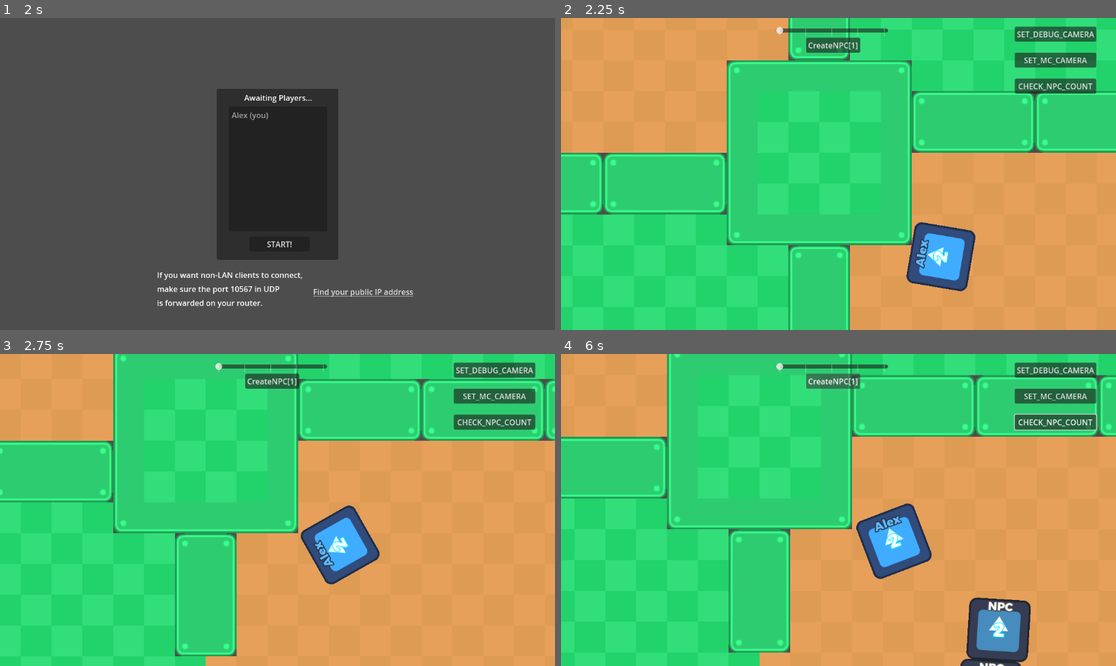
Above: before the commit, frames 1-4 (two rows, left to right).
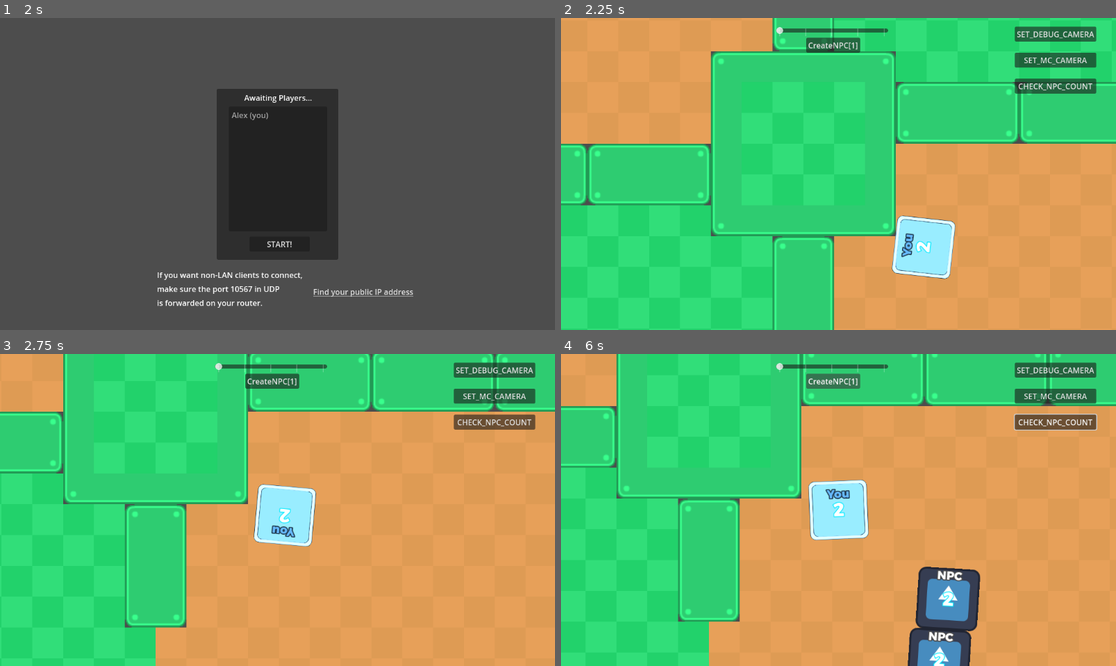
Above: after the commit, the same moments.

Repository: exidle/snake
Game: Godot game, scene res://scenes/lobby.tscn
The game is run twice, just before and just after one commit, with the same random seed, the same clock (stepped at 60 frames per second) and the same inputs. The engine's default icon, where the game draws it, is replaced by a stand-in: a white triangle on a blue panel in a dark square.
Inputs (mouse positions are in pixels of both pictures, inside the frame that each line leads up to):
- Up to frame 1 (2 s): click (255, 158) at 0.52 s; type "Alex" at 0.6 s; click "Host" at 1.25 s
- Up to frame 2 (2.25 s): click "START!" at 2 s
- Up to frame 3 (2.75 s): no input
- Up to frame 4 (6 s): click "CreateNPC[1]" at 2.75 s; click "SET_DEBUG_CAMERA" at 3.5 s; click "SET_MC_CAMERA" at 4.25 s; click "CHECK_NPC_COUNT" at 5 s; click "CreateNPC[1]" at 5.75 s

Frame 1 is identical in both runs. In frame 2, 14% of the frame differs, in the area x 0-100%, y 0-100%; in frame 3, 24%; in frame 4, 30%.

Commit message:
[Gfx] Skins for block with frame and inner part

Diff:
--- a/logic/block.gd
+++ b/logic/block.gd
@@ -16,14 +16,23 @@
 var update_position_time: float = 0.
 
 func _ready() -> void:
+	pre_start_configure_debug()
 	update_text_label()
 
+func pre_start_configure_debug():
+	if OS.is_debug_build():
+		$DebugLabel.visible = true
+	else:
+		$DebugLabel.visible = false
+
 func block_init(block_parent: CharacterBody2D, block_value, tree_node) -> void:
+	assert(block_parent != null)
 	self.reparent(tree_node)
 	self.global_position = block_parent.global_position
 	self.rotation = block_parent.rotation
 	self.snake = block_parent.snake
 	self.value = block_value
+	$label.text = ""
 	self.update_text_label()
 	stored_positions.clear()
 	$ImmuteTimer.start(0.5)
@@ -75,10 +84,12 @@
 
 @rpc("call_local")
 func set_player_name(player_name: String) -> void:
-	$label.text = player_name
+	#$label.text = player_name
 	# Assign a random color to the player based on its name.
 	$label.modulate = gamestate.get_player_color(player_name)
-	$sprite.modulate = Color(0.5, 0.5, 0.5) + gamestate.get_player_color(player_name)
+	var player_color = gamestate.get_player_color(player_name)
+	$block_kant.modulate = Color(0.5, 0.5, 0.5) + player_color
+	$block_sprite.modulate = Color(0.2, 0.2, 0.2) + player_color
 
 func update_stored_positions():
 	if not stored_positions.is_empty():
@@ -125,6 +136,7 @@
 	return snake.has_parent_block(self)
 
 func update_text_label() -> void:
+	# Number value label
 	$TextLabel.text = gamestate.get_block_label_text(value)
 
 func _draw():
@@ -132,11 +144,7 @@
 	for a in stored_positions:
 		draw_circle(to_local(a), 4, Color.YELLOW_GREEN)
 
-## + Proper doubling
-## + Place in right position
-## + Eat part of snake
-## + Eat other snake head
-## + Stop block if parent is stopped
+
 
 
 func _on_immute_timer_timeout():
--- a/scenes/block.tscn
+++ b/scenes/block.tscn
@@ -1,12 +1,10 @@
 [gd_scene load_steps=7 format=3 uid="uid://dtfcnot1wruor"]
 
 [ext_resource type="Script" path="res://logic/block.gd" id="1_gm7hs"]
-[ext_resource type="Texture2D" uid="uid://c1pn3f7det0ds" path="res://icon.svg" id="2_1qm0b"]
+[ext_resource type="Texture2D" uid="uid://ba0t0jhuyw6h3" path="res://gfx/geom_block/block_geom_inner.png" id="2_41a68"]
+[ext_resource type="Texture2D" uid="uid://by13nnlmht31c" path="res://gfx/geom_block/block_geom_frame.png" id="3_xk0al"]
 [ext_resource type="LabelSettings" uid="uid://c5mhjkriklcok" path="res://scenes/number_label_conf.tres" id="4_7rvyf"]
 [ext_resource type="FontFile" uid="uid://bnl1vkol8ivdn" path="res://stuff/montserrat.otf" id="4_8iarv"]
-
-[sub_resource type="RectangleShape2D" id="RectangleShape2D_5or1k"]
-size = Vector2(128, 128)
 
 [sub_resource type="LabelSettings" id="LabelSettings_k63p8"]
 font_size = 24
@@ -18,22 +16,24 @@
 motion_mode = 1
 script = ExtResource("1_gm7hs")
 
-[node name="sprite" type="Sprite2D" parent="."]
+[node name="CollisionPolygon2D" type="CollisionPolygon2D" parent="."]
+polygon = PackedVector2Array(50, -60, 57, -57, 60, -52, 60, 51, 56, 58, 47, 60, -54, 60, -60, 54, -60, -50, -58, -56, -53, -60)
+
+[node name="block_sprite" type="Sprite2D" parent="."]
 z_index = -1
-texture = ExtResource("2_1qm0b")
+texture = ExtResource("2_41a68")
 
-[node name="collisionShape2D" type="CollisionShape2D" parent="."]
-shape = SubResource("RectangleShape2D_5or1k")
-debug_color = Color(0.538773, 0.567995, 0, 0.42)
+[node name="block_kant" type="Sprite2D" parent="."]
+texture = ExtResource("3_xk0al")
 
 [node name="label" type="Label" parent="."]
 offset_left = -63.0
-offset_top = -56.0
+offset_top = -49.0
 offset_right = 64.0
-offset_bottom = -29.0
+offset_bottom = -18.0
 theme_override_fonts/font = ExtResource("4_8iarv")
 theme_override_font_sizes/font_size = 16
-text = "block"
+text = "You"
 label_settings = SubResource("LabelSettings_k63p8")
 horizontal_alignment = 1
 
--- a/scenes/world.tscn
+++ b/scenes/world.tscn
@@ -88,8 +88,6 @@
 
 [node name="Camera2D" type="Camera2D" parent="."]
 position_smoothing_enabled = true
-drag_horizontal_enabled = true
-drag_vertical_enabled = true
 editor_draw_drag_margin = true
 
 [node name="NpcPositions" type="Node2D" parent="."]
--- /dev/null
+++ b/stuff/skin_1_polygon_shape_2d.tres
@@ -0,0 +1,4 @@
+[gd_resource type="ConvexPolygonShape2D" format=3 uid="uid://br47w4mcterjk"]
+
+[resource]
+points = PackedVector2Array(-56, -40, -32, -58, 24, -58, 43, -48, 54, -40, 56, 0, 56, 24, 56, 40, 48, 56, -24, 56, -48, 48, -56, 40)
Binary file added: gfx/geom_block/block_geom_frame.png
Not shown, added: gfx/geom_block/block_geom_frame.png.import
Binary file added: gfx/geom_block/block_geom_inner.png
Not shown, added: gfx/geom_block/block_geom_inner.png.import
Binary file added: gfx/handmade_block/block_image.png
Not shown, added: gfx/handmade_block/block_image.png.import
Binary file added: gfx/handmade_block/kant.png
Not shown, added: gfx/handmade_block/kant.png.import
